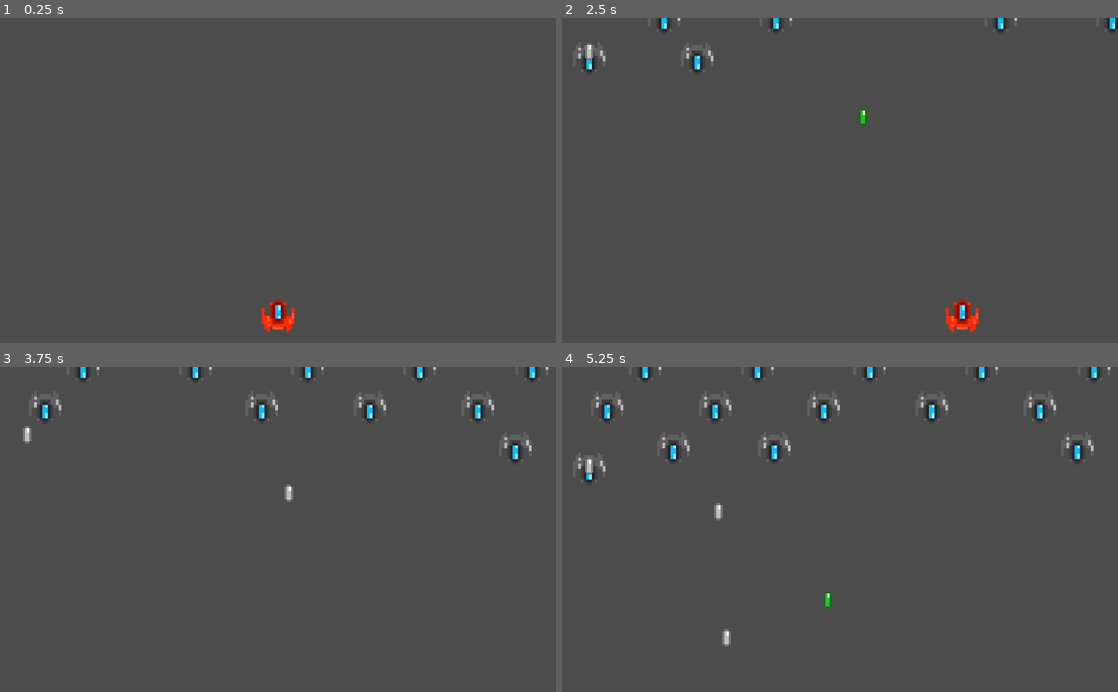
Above: before the commit, frames 1-4 (two rows, left to right).
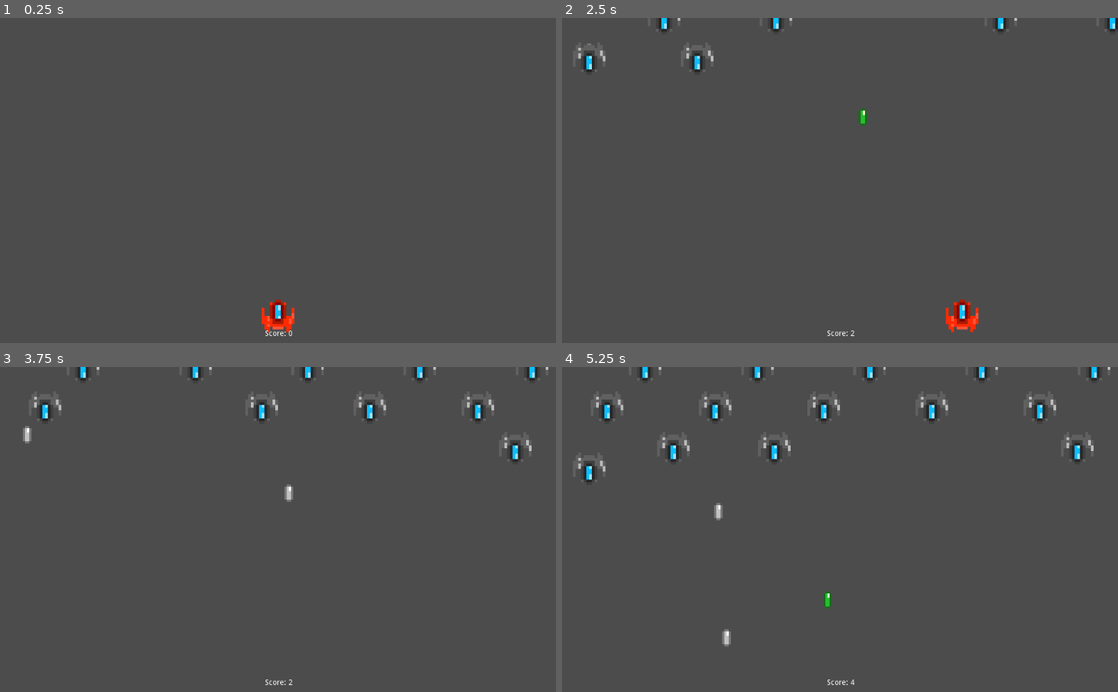
Above: after the commit, the same moments.

Repository: PandorasGit/LudumDare51Submission
Game: Godot game, scene res://World/World.tscn
The game is run twice, just before and just after one commit, with the same random seed, the same clock (stepped at 60 frames per second) and the same inputs.
Inputs:
- Up to frame 1 (0.25 s): no input
- Up to frame 2 (2.5 s): hold D (move_right) 0.53-1.28 s; tap Space (shoot) at 0.6, 1.35, 2.1 s; hold A (move_left) 1.28-2.03 s; hold D (move_right) from 2.03 s (still down)
- Up to frame 3 (3.75 s): tap Space (shoot) at 2.85, 3.6 s; release D (move_right) at 3.53 s; hold A (move_left) from 3.53 s (still down)
- Up to frame 4 (5.25 s): keep holding A (move_left); tap Space (shoot) at 4.35, 5.1 s

The runs differ from the first frame. In frame 1, less than 0.1% of the frame differs, in the area x 47-53%, y 96-98%; in frame 2, 0.1%; in frame 3, less than 0.1%; in frame 4, 0.1%, in the area x 4-53%, y 28-98%.

Commit message:
Add score

Diff:
--- a/project/BulletSpawner/BulletSpawner.gd
+++ b/project/BulletSpawner/BulletSpawner.gd
@@ -3,6 +3,10 @@
 
 signal player_killed
 signal enemy_killed(name)
+signal score_updated(new_score)
+
+
+var _score := 0
 
 
 onready var _default_bullet := load("res://Bullets/Bullet.tscn")
@@ -31,3 +35,5 @@
 
 func _on_friendly_bullet_killed(_name: String) -> void:
 	emit_signal("enemy_killed", _name)
+	_score += 1
+	emit_signal("score_updated", _score)
--- a/project/Enemy/Enemy.gd
+++ b/project/Enemy/Enemy.gd
@@ -9,11 +9,14 @@
 
 
 onready var _reload_timer := find_node("ReloadTimer")
+onready var despawn_timer := find_node("DespawnTimer")
 
 
 func _ready() -> void:
+	# warning-ignore:return_value_discarded
+	_reload_timer.connect("timeout", self, "_on_reload_timer_timeout")
 # warning-ignore:return_value_discarded
-	_reload_timer.connect("timeout", self, "_on_reload_timer_timeout")
+	despawn_timer.connect("timeout", self, "on_despawn_timer_timeout")
 
 
 func _physics_process(_delta) -> void:
@@ -30,3 +33,7 @@
 
 func _on_reload_timer_timeout() -> void:
 	_has_fired = false
+
+
+func on_despawn_timer_timeout() -> void:
+	queue_free()
--- a/project/Enemy/Enemy.tscn
+++ b/project/Enemy/Enemy.tscn
@@ -57,3 +57,6 @@
 autoplay = "EnemyPathing"
 anims/EnemyPathing = SubResource( 2 )
 anims/RESET = SubResource( 3 )
+
+[node name="DespawnTimer" type="Timer" parent="."]
+wait_time = 15.0
--- a/project/EnemySpawner/EnemySpawner.gd
+++ b/project/EnemySpawner/EnemySpawner.gd
@@ -13,6 +13,7 @@
 	_respawn_timer.connect("timeout", self, "_on_RespawnTimer_timeout")
 	_respawn_timer.start()
 
+
 func _on_RespawnTimer_timeout() -> void:
 	_spawn_enemy()
 	_respawn_timer.start()
@@ -22,4 +23,5 @@
 	var new_enemy = _enemy.instance()
 	add_child(new_enemy)
 	new_enemy.position = Vector2(-10, -10)
+	new_enemy.despawn_timer.start()
 	emit_signal("spawned", new_enemy)
--- /dev/null
+++ b/project/HUD/HUD.gd
@@ -0,0 +1,8 @@
+extends Control
+
+
+onready var _score := find_node("Score")
+
+
+func _on_score_updated(new_score: float) -> void:
+	_score.text = "Score: %d" % new_score
--- /dev/null
+++ b/project/HUD/HUD.tscn
@@ -0,0 +1,20 @@
+[gd_scene load_steps=2 format=2]
+
+[ext_resource path="res://HUD/HUD.gd" type="Script" id=1]
+
+[node name="HUD" type="Control"]
+anchor_right = 1.0
+anchor_bottom = 1.0
+script = ExtResource( 1 )
+
+[node name="VBoxContainer" type="VBoxContainer" parent="."]
+anchor_right = 1.0
+anchor_bottom = 1.0
+margin_top = 576.0
+margin_bottom = 1.0
+
+[node name="Score" type="Label" parent="VBoxContainer"]
+margin_right = 1024.0
+margin_bottom = 14.0
+text = "Score: 0"
+align = 1
--- a/project/World/World.gd
+++ b/project/World/World.gd
@@ -4,13 +4,15 @@
 onready var _player := find_node("Player")
 onready var _bullet_spawner := find_node("BulletSpawner")
 onready var _enemy_spawner := find_node("EnemySpawner")
-
+onready var _hud := find_node("HUD")
 
 func _ready() -> void:
 # warning-ignore:return_value_discarded
 	_player.connect("fired", self, "_on_fired")
 # warning-ignore:return_value_discarded
 	_bullet_spawner.connect("player_killed", _player, "_on_killed")
+# warning-ignore:return_value_discarded
+	_bullet_spawner.connect("score_updated", _hud, "_on_score_updated")
 # warning-ignore:return_value_discarded
 	_enemy_spawner.connect("spawned", self, "_on_spawned")
 
--- a/project/World/World.tscn
+++ b/project/World/World.tscn
@@ -1,6 +1,7 @@
-[gd_scene load_steps=5 format=2]
+[gd_scene load_steps=6 format=2]
 
 [ext_resource path="res://Player/Player.tscn" type="PackedScene" id=1]
+[ext_resource path="res://HUD/HUD.tscn" type="PackedScene" id=2]
 [ext_resource path="res://EnemySpawner/EnemySpawner.tscn" type="PackedScene" id=3]
 [ext_resource path="res://World/World.gd" type="Script" id=4]
 [ext_resource path="res://BulletSpawner/BulletSpawner.tscn" type="PackedScene" id=5]
@@ -8,9 +9,15 @@
 [node name="World" type="Node2D"]
 script = ExtResource( 4 )
 
+[node name="BulletSpawner" parent="." instance=ExtResource( 5 )]
+
 [node name="EnemySpawner" parent="." instance=ExtResource( 3 )]
-
-[node name="BulletSpawner" parent="." instance=ExtResource( 5 )]
 
 [node name="Player" parent="." instance=ExtResource( 1 )]
 position = Vector2( 512, 550 )
+
+[node name="HUD" parent="." instance=ExtResource( 2 )]
+anchor_right = 0.0
+anchor_bottom = 0.0
+margin_right = 1028.0
+margin_bottom = 600.0
